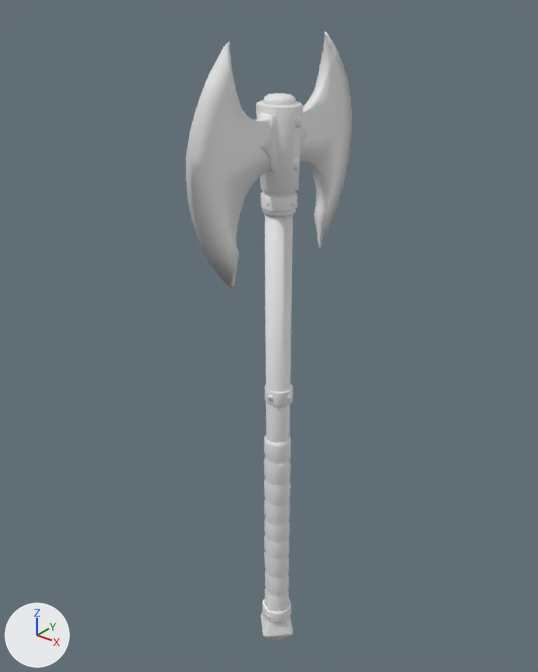
Two versions of the FBX model skeletons/Assets/UndeadLegion/Models/Weapons/SM_H2Axe.fbx, one commit apart.
Camera for both pictures: a 50 mm camera at (0.574, -0.738, 0.718) aimed at (-0.034, 0.022, 0.246). The axes (+X, +Y, +Z) are drawn at lower left. The lights are the same throughout. The first picture is the older version. Where no turn or scale is listed for an object, it has been applied to the vertices.

In view in the first picture: 'SM_H2Axe'.
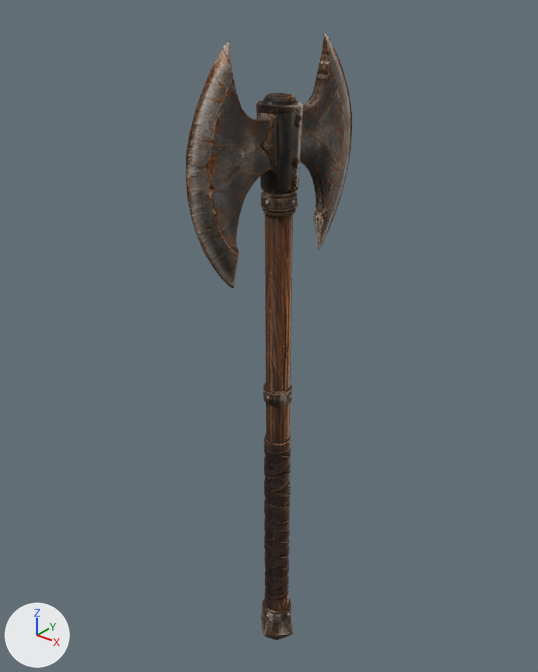
Changed parts and their boxes (x1, y1, x2, y2) in the pictures (538 x 672 px; the box of a moved part takes in the faces that stretch with it):
'SM_H2Axe', reshaped
    before: (186, 31, 352, 641)
    after: (186, 32, 352, 640)
part 1 of me_h2axe_001, moved or reshaped
    before: (265, 192, 294, 197)
    after: (265, 192, 294, 196)
part 2 of me_h2axe_001, rebuilt
    before: (300, 31, 352, 249)
    after: (300, 32, 352, 249)
part 3 of me_h2axe_001, rebuilt
    before: (265, 383, 293, 407)
    after: (263, 382, 292, 406)
part 4 of me_h2axe_001, moved or reshaped
    both: (261, 598, 293, 635)
part 5 of me_h2axe_001, moved or reshaped
    before: (186, 100, 308, 211)
    after: (186, 100, 308, 210)
part 6 of me_h2axe_001, moved or reshaped
    before: (267, 394, 292, 401)
    after: (267, 394, 291, 400)
part 7 of me_h2axe_001, recoloured (darker)
    both: (186, 41, 302, 640)

What changed in the scene script:
```text
Add img_h2axe_normal_png:
    img_h2axe_normal_png = load_image('h2axe_normal.png', '../../Textures/Weapons/H2Axe_normal.png', 512, 512, 'Non-Color')
Add img_h2axe_roughness_png:
    img_h2axe_roughness_png = load_image('h2axe_roughness.png', '../../../../../Weapons/h2axe_roughness.png', 512, 512, 'Non-Color')
Add img_h2axe_metallic_png:
    img_h2axe_metallic_png = load_image('h2axe_metallic.png', '../../../../../Weapons/h2axe_metallic.png', 512, 512, 'Non-Color')
Add img_h2axe_color_png:
    img_h2axe_color_png = load_image('h2axe_color.png', '../../Textures/Weapons/H2Axe_color.png', 512, 512, 'sRGB')
Add mat_h2axe_material:
    mat_h2axe_material = bpy.data.materials.new('H2Axe_material')
    # uses the picture img_h2axe_color_png
    # uses the picture img_h2axe_metallic_png
    # uses the picture img_h2axe_normal_png
    # uses the picture img_h2axe_roughness_png
Change me_h2axe_001:
    used by ob_sm_h2axe; location = (0.0, 0.0, 0.0)
    remove me_h2axe_001.from_pydata(...)  # 1899 vertices, 1919 faces; spans x -0.035..0.035, y -0.165..0.165, z -0.32..0.654
    add me_h2axe_001.from_pydata(...)  # 1858 vertices, 1826 faces; spans x -0.035..0.035, y -0.165..0.165, z -0.319..0.653
    me_h2axe_001 part 1: the loose piece of 36 vertices spanning x -0.02..0.021, y -0.02..0.02, z 0.467..0.472 is moved by (0.0, 0.0, 0.001), in mat_h2axe_material
    me_h2axe_001 part 2: the loose piece of 123 vertices spanning x -0.008..0.007, y 0.016..0.165, z 0.366..0.654 is rebuilt with 123 vertices and now spans x -0.008..0.007, y 0.015..0.165, z 0.366..0.653, in mat_h2axe_material
    me_h2axe_001 part 3: the loose piece of 96 vertices spanning x -0.02..0.021, y -0.018..0.02, z 0.163..0.185 is rebuilt with 82 vertices and now spans x -0.021..0.02, y -0.019..0.019, z 0.163..0.186, in mat_h2axe_material
    me_h2axe_001 part 4: 84 vertices moved from x -0.025..0.025, y -0.027..0.028, z -0.266..-0.205 to x -0.026..0.025, y -0.026..0.027, z -0.266..-0.239; 132 vertices removed from x -0.025..0.025, y -0.024..0.025, z -0.255..-0.205; 118 vertices added at x -0.026..0.026, y -0.025..0.025, z -0.254..-0.232
    me_h2axe_001 part 5: 86 vertices moved from x -0.03..0.028, y -0.025..0.025, z 0.454..0.578 to x -0.03..0.028, y -0.025..0.024, z 0.455..0.579; 88 vertices removed from x -0.028..0.029, y -0.13..0.047, z 0.454..0.583; 90 vertices added at x -0.03..0.029, y -0.13..0.047, z 0.455..0.584
    me_h2axe_001 part 6: 36 vertices moved from x -0.023..0.024, y -0.022..0.005, z 0.17..0.179 to x -0.023..0.022, y -0.022..0.004, z 0.171..0.18; 72 vertices removed from x -0.022..0.021, y -0.023..0.005, z 0.169..0.178; 57 vertices added at x -0.023..0.021, y -0.022..0.004, z 0.171..0.18
    me_h2axe_001 part 7: 1090 faces spanning x -0.035..0.035, y -0.165..0.047, z -0.319..0.653 switch from no material to mat_h2axe_material
    other edits to the shape of me_h2axe_001 do not show in these pictures
```
